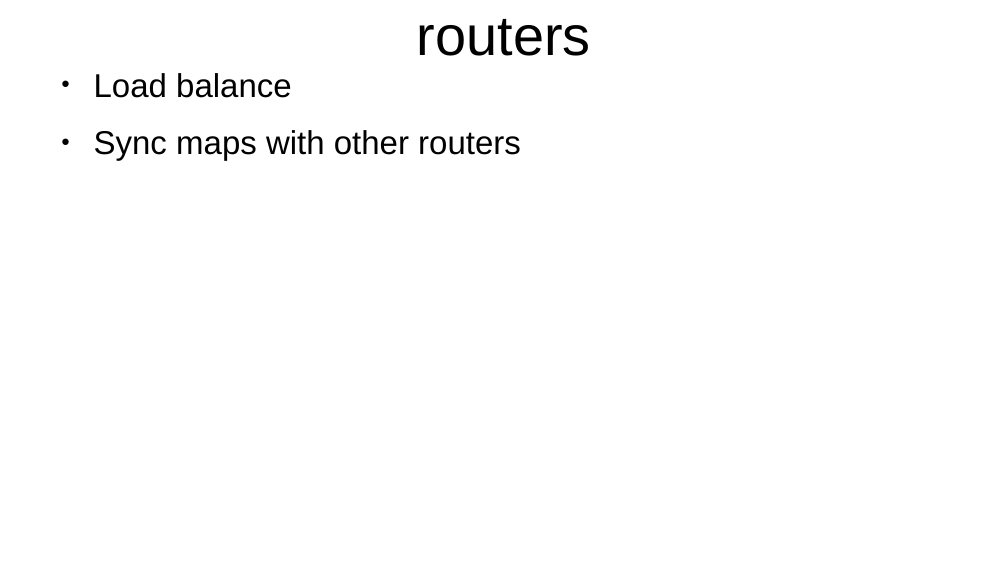
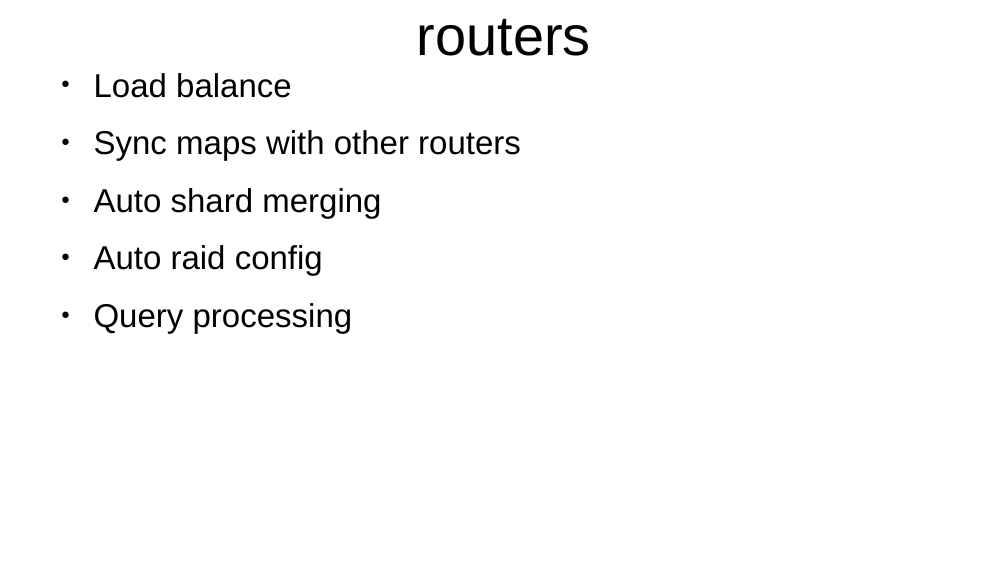
Before and after one commit to YC-Lammy/DejavuDB, a slide deck: slide 3 of doc/concept.odp. Drawn at 1008x567 pixels with LibreOffice and Linux fonts; fonts in the diff are those of the drawing. Boxes give left, top, right and bottom in pixels: in the first picture for what was removed or moved away, otherwise in the second. Text is boxed around its words. In the diff, an @@ line names an element or a change of style, - is before the commit and + after.

```diff
--- a/doc/concept.odp
+++ b/doc/concept.odp
@@ text at <box>94,188,381,334</box>: paragraphs added @@
+● Auto shard merging
+● Auto raid config
+● Query processing
```
Also in this commit, not shown: 1 other slide changed, 7 other files.
